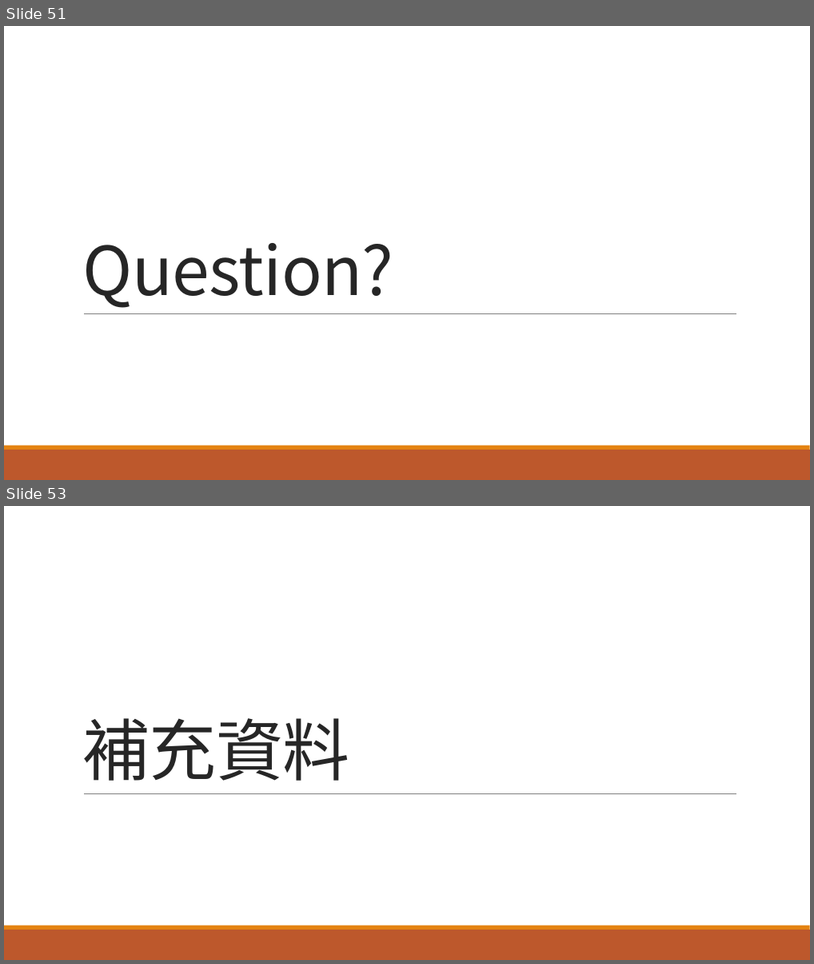
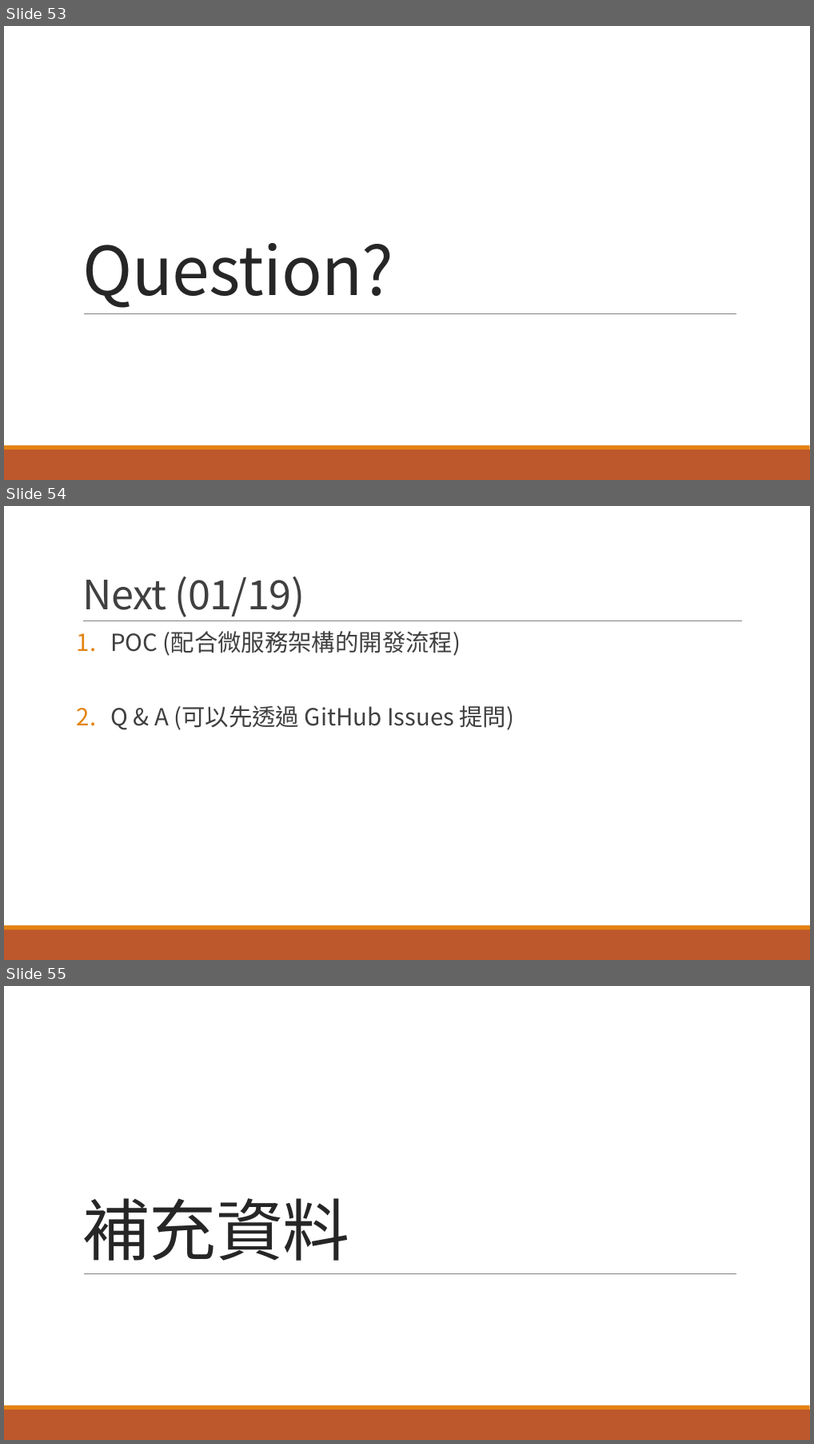
Before and after one commit to andrew0928/Course.Microservices.201612, a slide deck: Session3/M03.pptx. Shown one above the other, each under a label of ours: slides 51 and 53 before the commit, slides 53, 54 and 55 after it; the slides between them are not shown. The pictures are 814x964 and 814x1444 pixels, drawn with LibreOffice and Linux fonts; fonts in the diff are those of the drawing. Boxes give left, top, right and bottom in pixels: in the first picture for what was removed or moved away, otherwise in the second. Text is boxed around its words. In the diff, an @@ line names an element or a change of style, - is before the commit and + after.

```diff
--- a/Session3/M03.pptx
+++ b/Session3/M03.pptx
@@ slide 54 added at box(4, 506, 810, 960), background #FFFFFF; not listed: 2 template elements that a slide beside it also shows @@
@@ title added at box(82, 576, 305, 617), 48 pt, text #404040 @@
+Next (01/19)
@@ line added from (83, 621) to (742, 621), #808080 0.5 pt @@
@@ text added at box(110, 631, 515, 730), 28 pt, text #404040 @@
+1. POC (配合微服務架構的開發流程)
+2. Q & A (可以先透過 GitHub Issues 提問)
@@ what was slide 51 is now slide 53 @@
@@ what was slide 53 is now slide 55 @@
```
Also in this commit, not shown: 5 slides changed, 3 other slides added, 2 slides removed.
